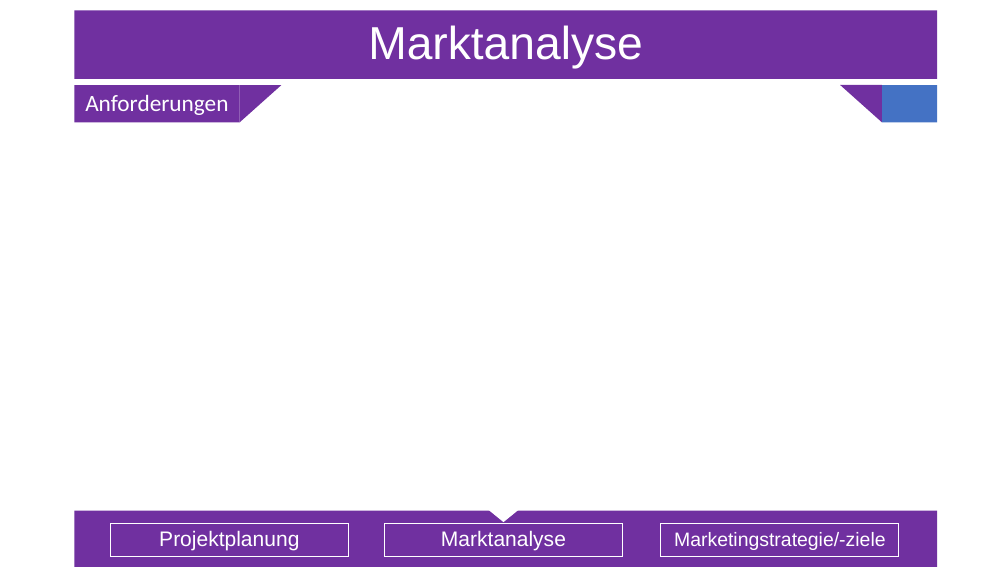
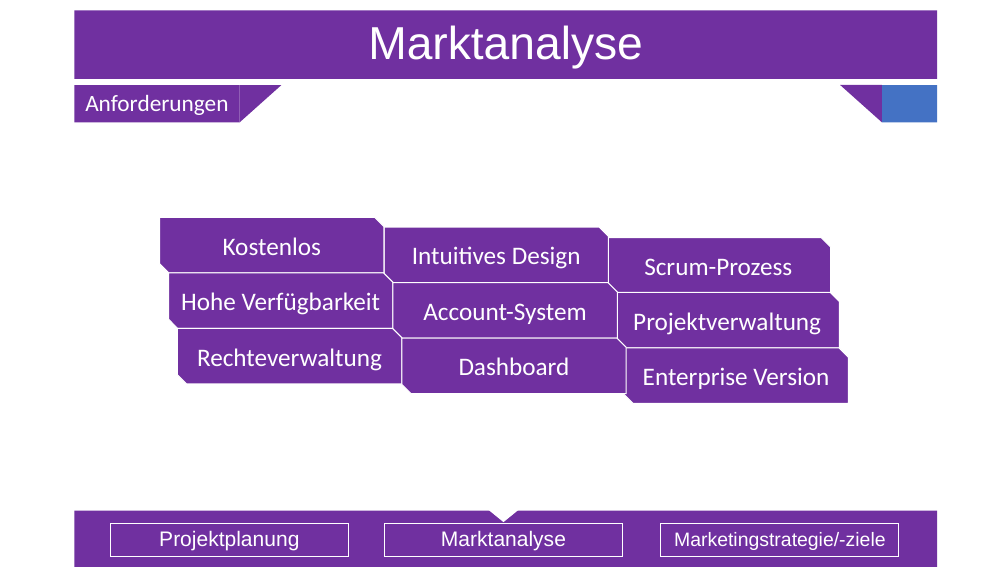
Before and after one commit to Sl0thking/mp_gproz_scrumiverse, a slide deck: slide 13 of 5_Präsentation/Projektpräsentation.pptx (slide 9 before the commit). Drawn at 1008x567 pixels with LibreOffice and Linux fonts; fonts in the diff are those of the drawing. Boxes give left, top, right and bottom in pixels: in the first picture for what was removed or moved away, otherwise in the second. Text is boxed around its words. In the diff, an @@ line names an element or a change of style, - is before the commit and + after.

```diff
--- a/5_Präsentation/Projektpräsentation.pptx
+++ b/5_Präsentation/Projektpräsentation.pptx
@@ snip diag rect added at box(160, 218, 384, 273), fill #7030A0, outline #FFFFFF 1 pt, 24 pt, text #FFFFFF @@
+Kostenlos
@@ snip diag rect added at box(384, 227, 609, 282), fill #7030A0, outline #FFFFFF 1 pt, 24 pt, text #FFFFFF @@
+Intuitives Design
@@ snip diag rect added at box(606, 237, 831, 293), fill #7030A0, outline #FFFFFF 1 pt, 24 pt, text #FFFFFF @@
+Scrum-Prozess
@@ snip diag rect added at box(169, 273, 393, 328), fill #7030A0, outline #FFFFFF 1 pt, 24 pt, text #FFFFFF @@
+Hohe Verfügbarkeit
@@ snip diag rect added at box(393, 283, 618, 338), fill #7030A0, outline #FFFFFF 1 pt, 24 pt, text #FFFFFF @@
+Account-System
@@ snip diag rect added at box(616, 293, 840, 348), fill #7030A0, outline #FFFFFF 1 pt, 24 pt, text #FFFFFF @@
+Projektverwaltung
@@ snip diag rect added at box(178, 328, 402, 383), fill #7030A0, outline #FFFFFF 1 pt, 24 pt, text #FFFFFF @@
+Rechteverwaltung
@@ snip diag rect added at box(402, 338, 627, 393), fill #7030A0, outline #FFFFFF 1 pt, 24 pt, text #FFFFFF @@
+Dashboard
@@ snip diag rect added at box(624, 348, 848, 403), fill #7030A0, outline #FFFFFF 1 pt, 24 pt, text #FFFFFF @@
+Enterprise Version
```
Also in this commit, not shown: 12 other slides changed, 10 slides added, 1 slide removed, 1 other file.
